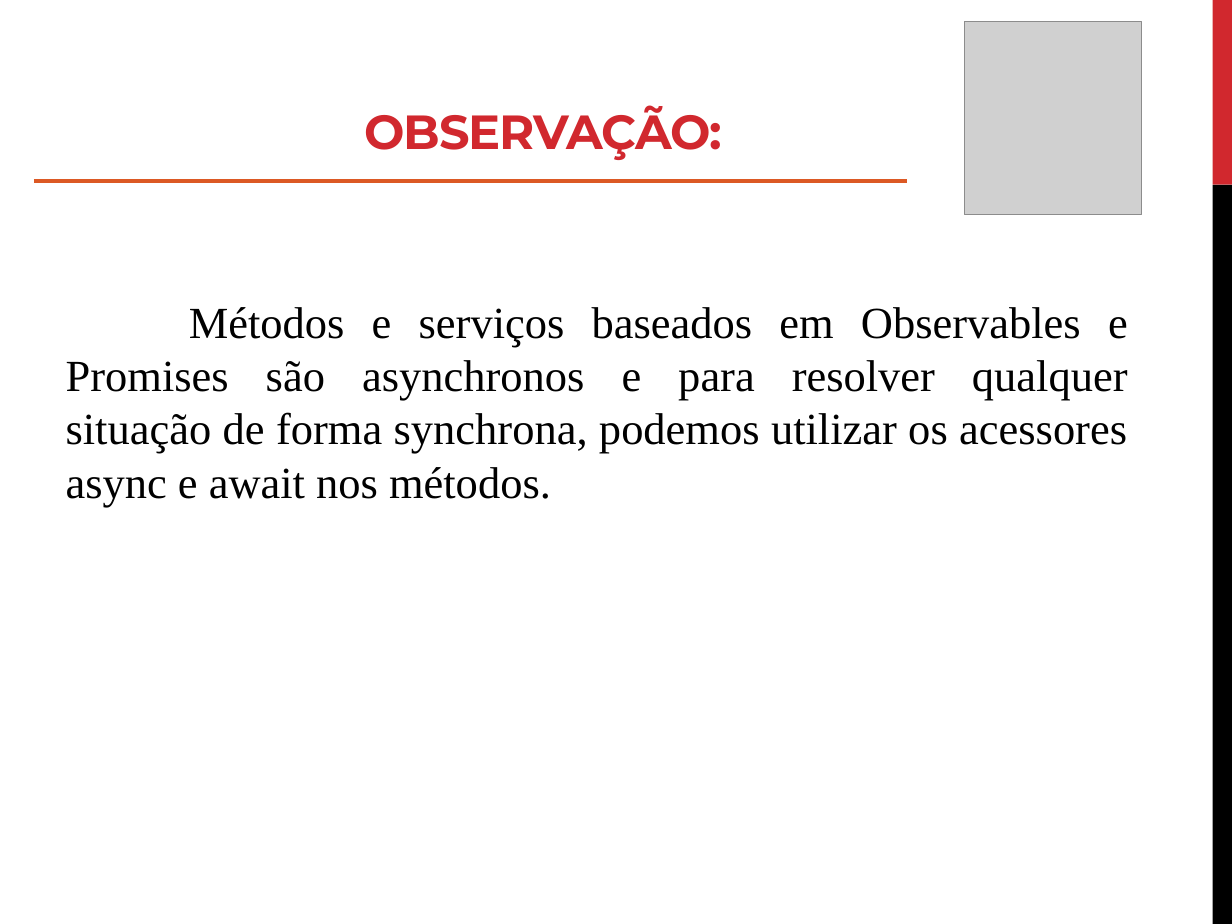
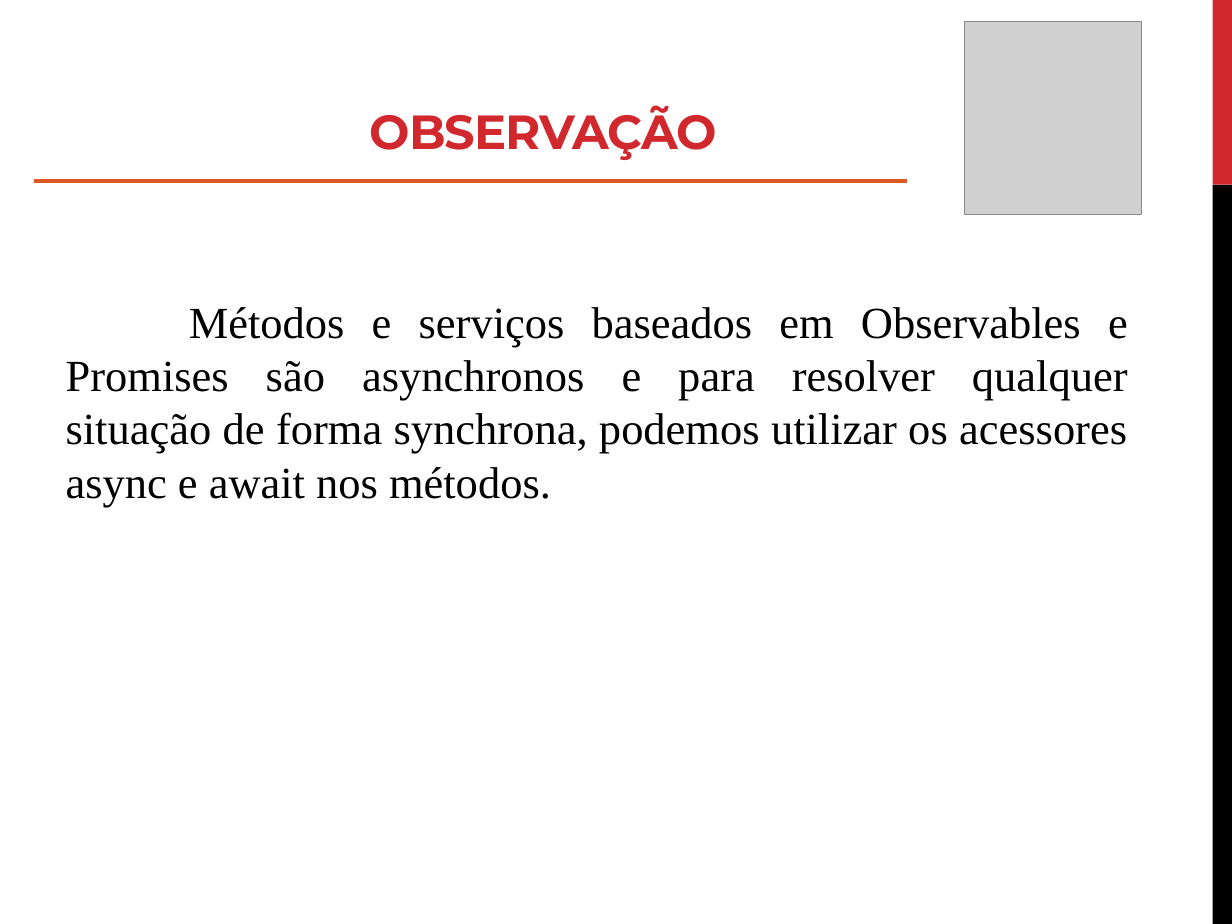
Before and after one commit to roney-amorim/angular-project, a slide deck: slide 10 of Apresentação/Módulo 2/Modulo 2.pptx. Drawn at 1232x924 pixels with LibreOffice and Linux fonts; fonts in the diff are those of the drawing; grey boxes stand for pictures. Boxes give left, top, right and bottom in pixels: in the first picture for what was removed or moved away, otherwise in the second. Text is boxed around its words. In the diff, an @@ line names an element or a change of style, - is before the commit and + after.

```diff
--- a/Apresentação/Módulo 2/Modulo 2.pptx
+++ b/Apresentação/Módulo 2/Modulo 2.pptx
@@ title at bbox=[370, 105, 717, 160]: text changed @@
-OBSERVAÇÃO:
+OBSERVAÇÃO
```
Also in this commit, not shown: 2 other slides changed, 32 slides added, 17 other files.
